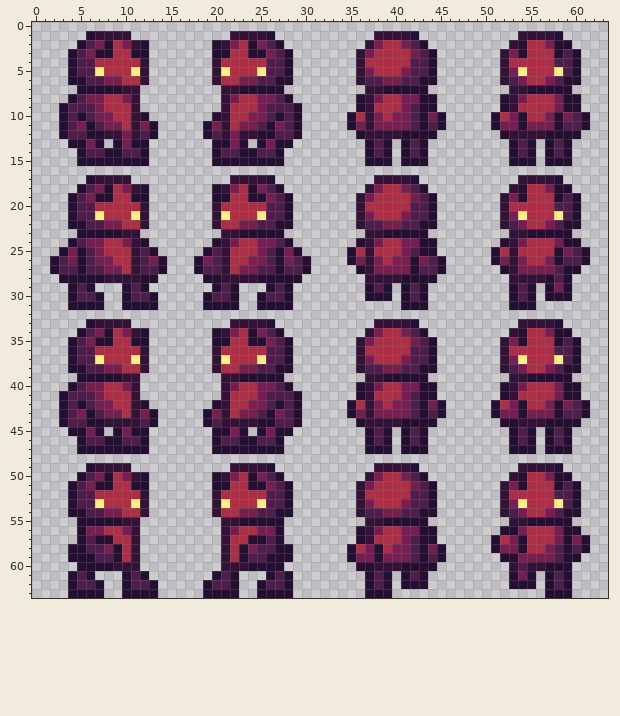
One commit to this pixel-art sprite: Resources/Sprites/Player/player.png. That is the earlier state.
The file is 64x64 pixels. Pixels under 10% opacity are left out.
The result:
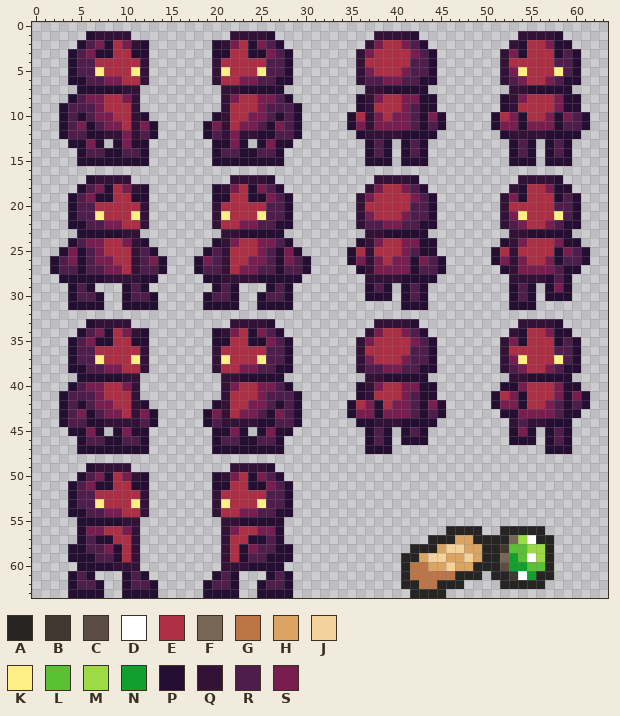
Palette (. is transparent): A #272424  B #423832  C #5a4e44  D #ffffff  E #ad2f45  F #796755  G #bb7547  H #dba463  J #f4d29c  K #ffee83  L #59c133  M #9cdb43  N #11a02d  P #240e31  Q #331237  R #4f1d4c  S #781d4f
Difference:
Changed rows in their new state; - is an unchanged pixel.
first column x 35:
40 ------------------P--------
41 ----------------PESP-----SP
42 --SP-------------S-----RP--
43 --SP------------.PPS---RPP.
44 --P--------------.QR-----.-
45 -------------------S-------
46 -------P-----------P-------
47 ------...---------...------
49 ---.....-----------.....---
50 --.......---------.......--
51 -.........-------.........-
52 -.........-------.........-
53 -.........-------.........-
54 -.........-------.........-
55 --.......---------.......--
56 -.........-AAAA--AAAAA....-
57 -........AAAHHAAAAFMDAA....
58 .......AAAHJJHHAABLLMMA....
59 ......AAHJJHHJHAAFNLDMA...-
60 -.....AGGHHJHHAAACNNLLA..--
61 --...-AGGGGGAAA-AABDNAA..--
62 --...-AAGGAAA----AAAAA...--
63 --...--AAAA-----------...--
Pixel boxes of the changes (left, top, right, bottom) in both pictures:
changed: (347, 382, 590, 598)
